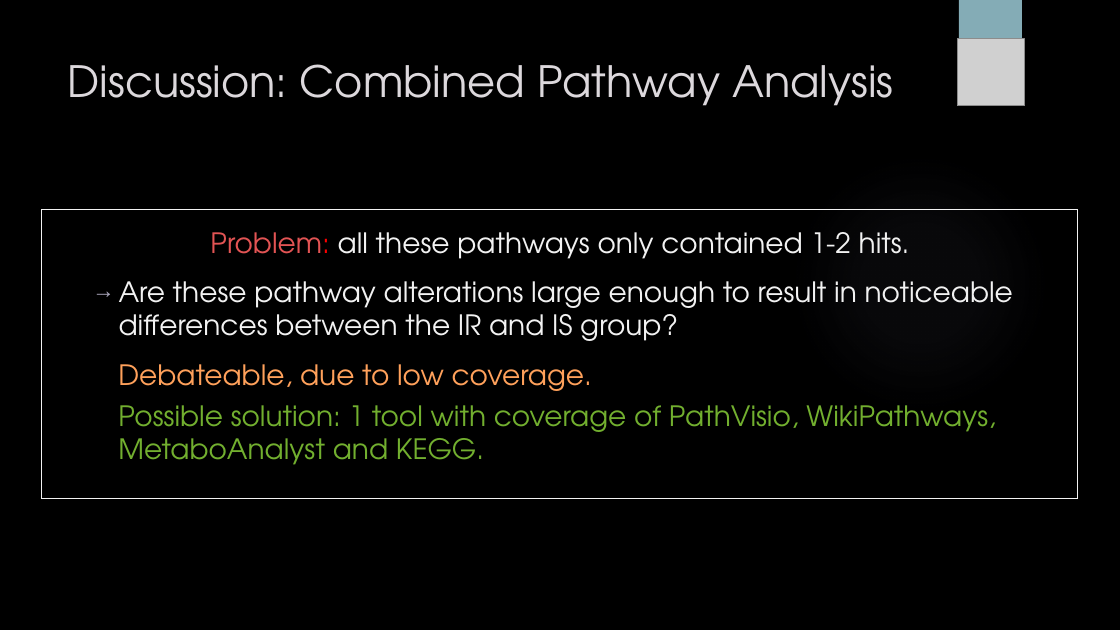
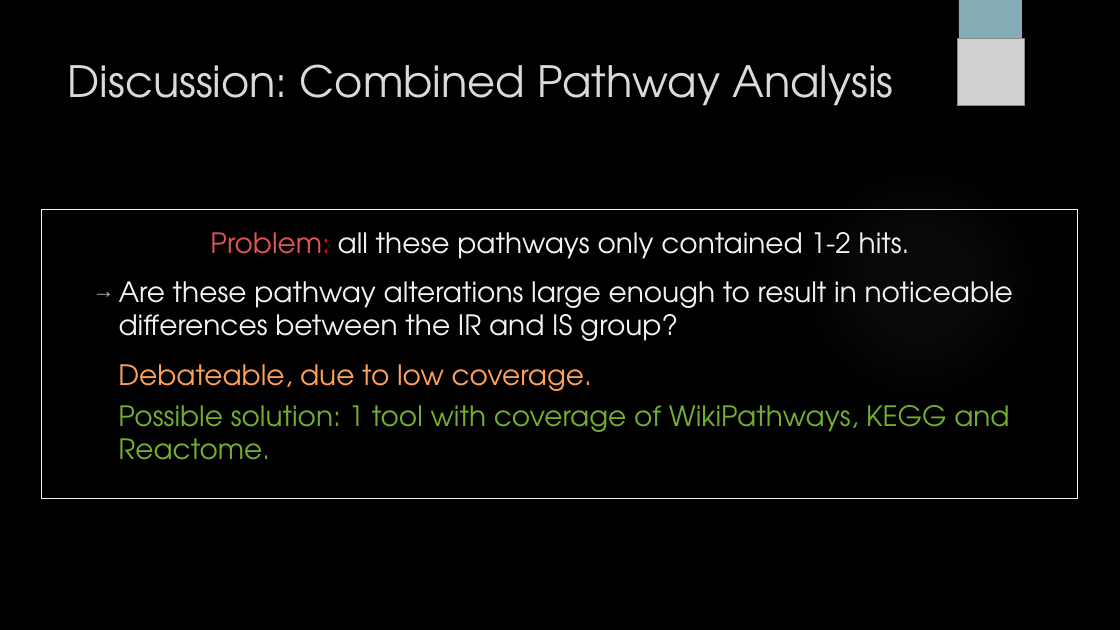
Before and after one commit to sabdeolive/Sabrina_BMS_Bachelor-Internship, a slide deck: slide 19 of Final Presentation.pptx (slide 20 before the commit). Drawn at 1120x630 pixels with LibreOffice and Linux fonts; fonts in the diff are those of the drawing; grey boxes stand for pictures; background and template pictures are left out. Boxes give left, top, right and bottom in pixels: in the first picture for what was removed or moved away, otherwise in the second. Text is boxed around its words. In the diff, an @@ line names an element or a change of style, - is before the commit and + after.

```diff
--- a/Final Presentation.pptx
+++ b/Final Presentation.pptx
@@ text at [118, 405, 1009, 460]: text changed @@
-  Possible solution: 1 tool with coverage of PathVisio, WikiPathways, MetaboAnalyst and KEGG.
+  Possible solution: 1 tool with coverage of WikiPathways, KEGG and Reactome.
```
Also in this commit, not shown: 4 other slides changed.
